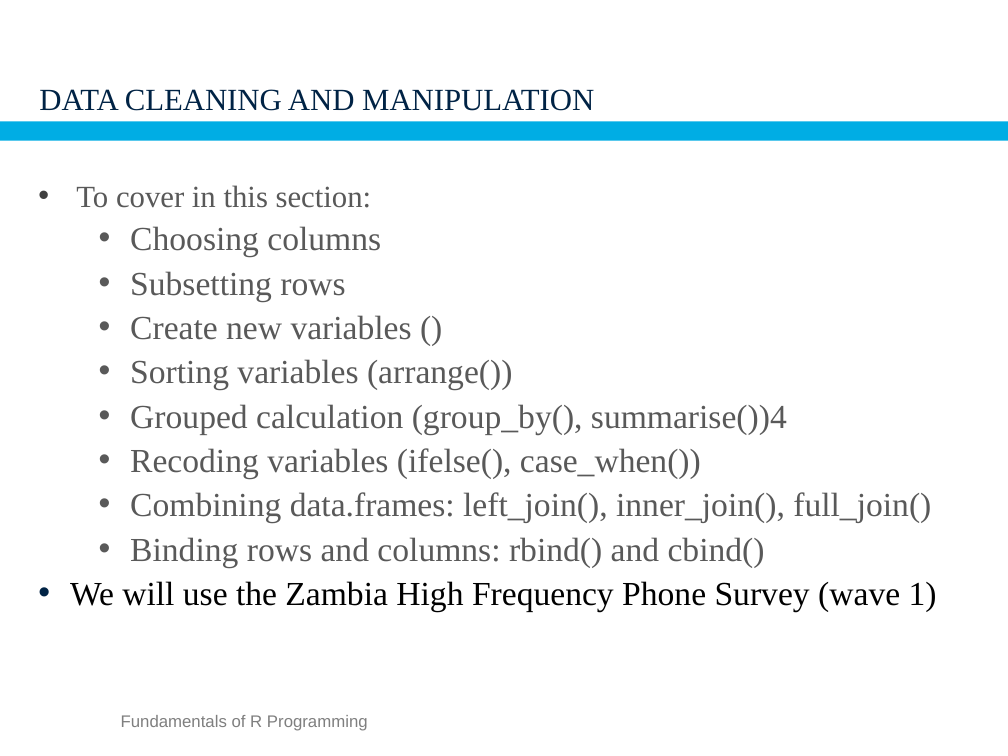
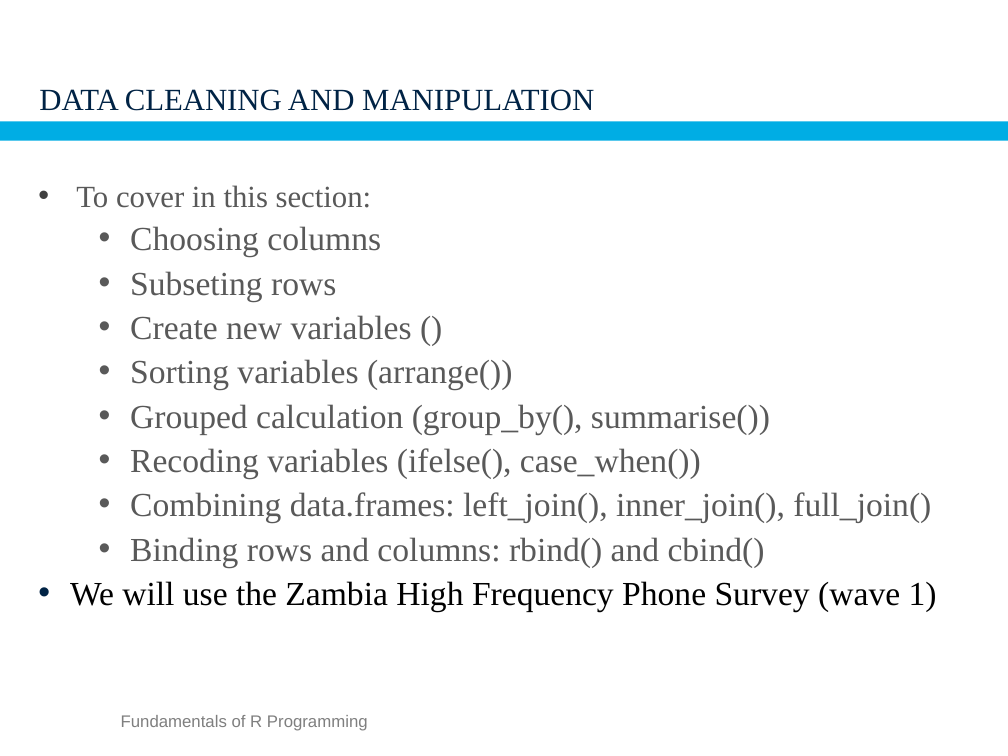
Before and after one commit to SSA-Statistical-Team-Projects/SAEPovTraineR, a slide deck: slide 22 of Presentations/part3_rfundamentals.pptx. Drawn at 1008x756 pixels with LibreOffice and Linux fonts; fonts in the diff are those of the drawing; background and template pictures are left out. Boxes give left, top, right and bottom in pixels: in the first picture for what was removed or moved away, otherwise in the second. Text is boxed around its words. In the diff, an @@ line names an element or a change of style, - is before the commit and + after.

```diff
--- a/Presentations/part3_rfundamentals.pptx
+++ b/Presentations/part3_rfundamentals.pptx
@@ text at [130, 271, 336, 301]: text changed @@
-      • Subsetting rows
+      • Subseting rows
@@ text at [130, 404, 770, 434]: text changed @@
-      • Grouped calculation (group_by(), summarise())4
+      • Grouped calculation (group_by(), summarise())
```
Also in this commit, not shown: 1 other slide changed, 3 other files.
